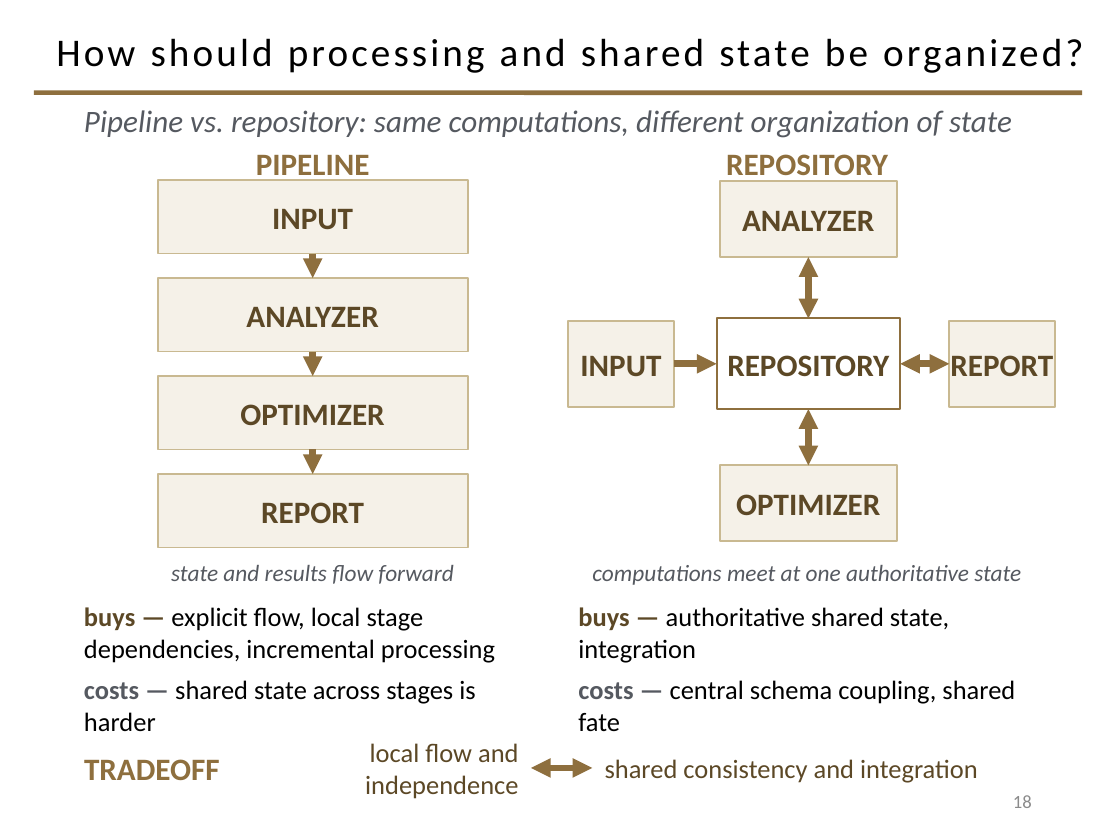
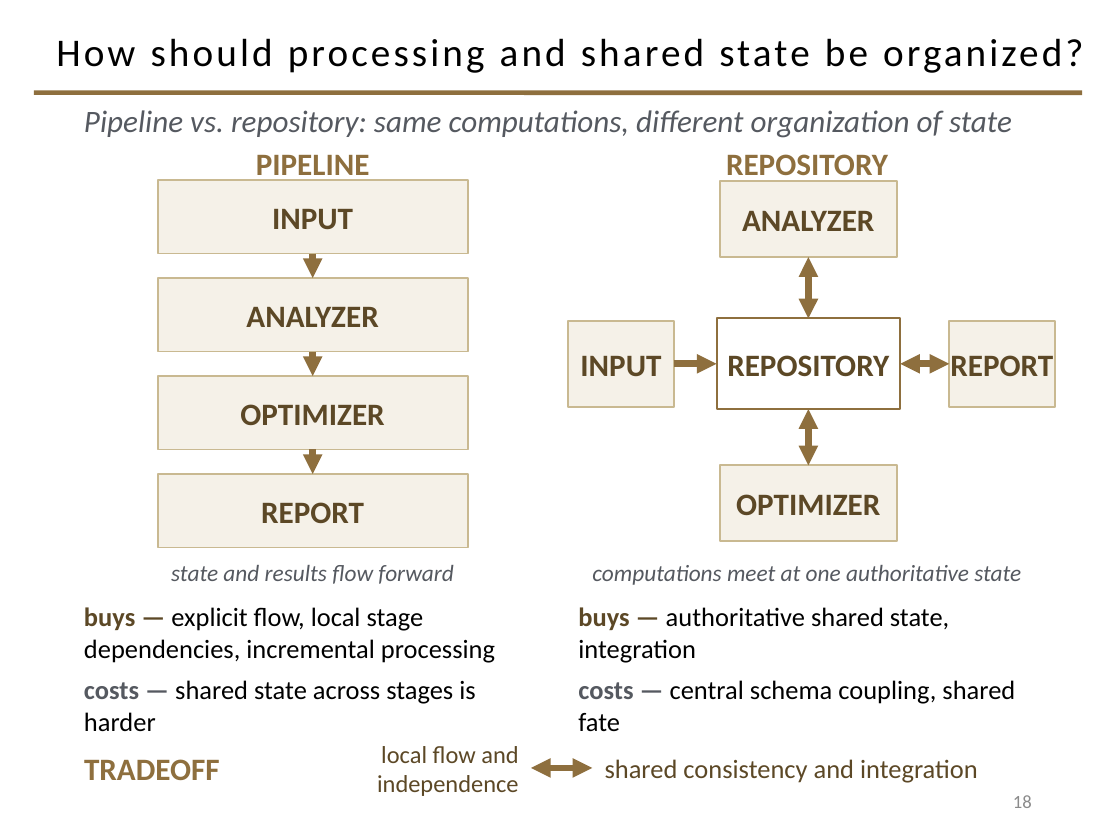
Before and after one commit to davisjam/model-based-agentic-software-engineering, a slide deck: slide 18 of course/lectures/act-1-foundations/06-architecture/1-6-Architecture.pptx. Drawn at 1120x840 pixels with LibreOffice and Linux fonts; fonts in the diff are those of the drawing; background and template pictures are left out. Boxes give left, top, right and bottom in pixels: in the first picture for what was removed or moved away, otherwise in the second. Text is boxed around its words. In the diff, an @@ line names an element or a change of style, - is before the commit and + after.

```diff
--- a/course/lectures/act-1-foundations/06-architecture/1-6-Architecture.pptx
+++ b/course/lectures/act-1-foundations/06-architecture/1-6-Architecture.pptx
@@ text "local flow and independence" at [377, 746, 518, 796]: size 17 to 15.7 pt @@
```
Also in this commit, not shown: 11 other slides changed, 1 slide added.
